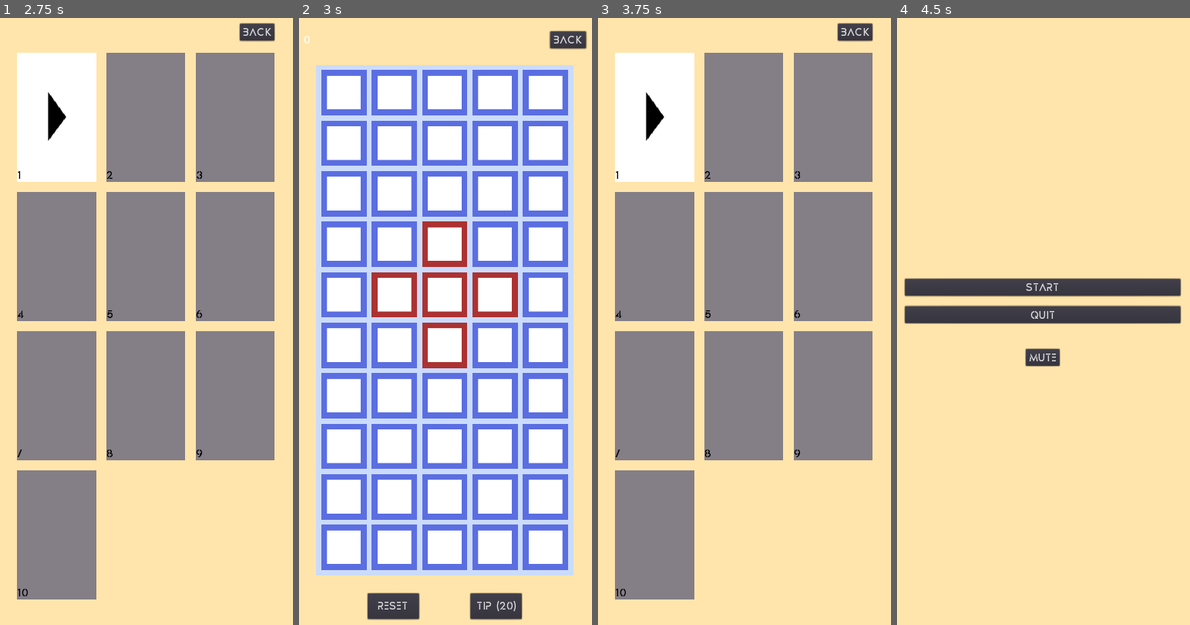
Above: before the commit, frames 1-4 (left to right).
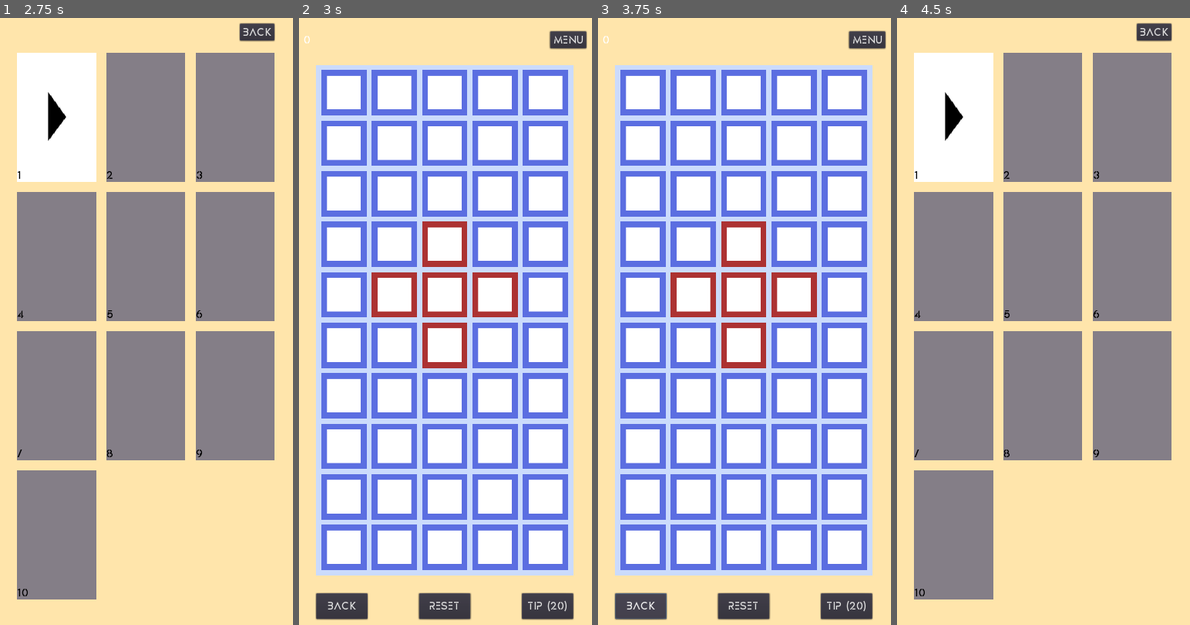
Above: after the commit, the same moments.

Repository: sisipun/SleepyCity
Game: Godot game, scene res://Game/Menu/MainMenu/MainMenu.tscn
The game is run twice, just before and just after one commit, with the same random seed, the same clock (stepped at 60 frames per second) and the same inputs.
Inputs (mouse positions are in pixels of both pictures, inside the frame that each line leads up to):
- Up to frame 1 (2.75 s): click "Start" at 0.5 s; click "Back" at 1.25 s; click "Start" at 2 s
- Up to frame 2 (3 s): tap Enter at 2.75 s; move the mouse to (354, 115) at 2.77 s; click (354, 115) at 2.92 s
- Up to frame 3 (3.75 s): click "Back" at 3.5 s
- Up to frame 4 (4.5 s): click (1166, 42) at 4.25 s, where only the run after the commit has a clickable "Menu"

Frame 1 is identical in both runs. In frame 2, 4.1% of the frame differs, in the area x 5-99%, y 2-100%; in frame 3, 78%, in the area x 1-99%, y 0-100%; in frame 4, 59%.

Commit message:
Step back button

Diff:
--- a/Game/Game.gd
+++ b/Game/Game.gd
@@ -1,6 +1,7 @@
 extends Node
 
 signal level_complete(level)
+signal tip(tip_count)
 
 class GameInfo:
 	var levels: Array
@@ -39,8 +40,6 @@
 	var completed: bool
 	var bonus: bool
 	var step_count: int
-	var reset_count: int
-	var tip_count: int
 
 	func _init(
 			width: int,
@@ -51,9 +50,7 @@
 			opened: bool,
 			completed: bool = false,
 			bonus: bool = false,
-			step_count: int = 0,
-			reset_count: int = 0,
-			tip_count: int = 0
+			step_count: int = 0
 		) -> void:
 		self.width = width
 		self.height = height
@@ -64,8 +61,6 @@
 		self.completed = completed
 		self.bonus = bonus
 		self.step_count = step_count
-		self.reset_count = reset_count
-		self.tip_count = tip_count
 
 	func to_dict() -> Dictionary:
 		var dict_targets: Array = []
@@ -86,9 +81,7 @@
 			"completed" : completed,
 			"opened" : opened,
 			"bonus" : bonus,
-			"step_count" : step_count,
-			"reset_count" : reset_count,
-			"tip_count" : tip_count,
+			"step_count" : step_count
 		}
 
 	static func from_dict(dict) -> LevelInfo:
@@ -113,9 +106,7 @@
 			dict["opened"],
 			dict["completed"],
 			dict["bonus"],
-			dict["step_count"],
-			dict["reset_count"],
-			dict["tip_count"]
+			dict["step_count"]
 		)
 
 var _game: GameInfo = GameInfo.new(
@@ -381,14 +372,12 @@
 func get_current_level() -> LevelInfo:
 	return _game.levels[_current_level_index]
 
-func completeCurrentLevel(step_count: int, reset_count: int, tip_count: int) -> void:
+func completeCurrentLevel(step_count: int) -> void:
 	var current: LevelInfo = get_current_level()
 	var levels: Array = levels()
 
 	current.completed = true
 	current.step_count = step_count
-	current.reset_count = reset_count
-	current.tip_count = tip_count
 	if not current.bonus and len(current.solution) >= step_count:
 		current.bonus = true
 		_game.tips_count += 1
@@ -399,12 +388,13 @@
 		levels[next].opened = true
 	else:
 		_current_level_index = 0
-	self.save()
+	save()
 	emit_signal("level_complete", current)
 
 func decriment_tip() -> void:
 	_game.tips_count -= 1
 	save()
+	emit_signal("tip", _game.tips_count)
 
 func mute() -> void:
 	_game.sound = false
--- a/Game/Level/GameArea/GameArea.gd
+++ b/Game/Level/GameArea/GameArea.gd
@@ -1,18 +1,14 @@
 extends Node2D
 
 
-signal tip(tip_count)
 signal step(step_count)
-signal reset(reset_count)
 
 
 var _level: Game.LevelInfo = Game.get_current_level()
 var _completed: bool = false
 var _map: Array = []
+var _steps: Array = []
 var _last_tip: int = 0
-var _step_count: int = 0
-var _reset_count: int = 0
-var _tip_count: int = 0
 var _cell_margin: float = 10
 
 
@@ -66,22 +62,15 @@
 	var coordinates = cell.get_coordinates()
 	var i: int = coordinates.x
 	var j: int = coordinates.y
-	var inc_i: int = i + 1 if _map.size() > i + 1 else 0
-	var inc_j: int = j + 1 if _map[i].size() > j + 1 else 0
 
-	_map[i][j].set_alive(not _map[i][j].is_alive())
-	_map[i - 1][j].set_alive(not _map[i - 1][j].is_alive())
-	_map[i][j - 1].set_alive(not _map[i][j - 1].is_alive())
-	_map[inc_i][j].set_alive(not _map[inc_i][j].is_alive())
-	_map[i][inc_j].set_alive(not _map[i][inc_j].is_alive())
-
-	_step_count += 1
-	emit_signal("step", _step_count)
+	_steps.append(Vector2(i, j))
+	make_step(i, j)
+	emit_signal("step", len(_steps))
 
 	if is_target_complete():
 		_completed = true
 		$Sound/LevelCompleteSound.play()
-		Game.completeCurrentLevel(_step_count, _reset_count, _tip_count)
+		Game.completeCurrentLevel(len(_steps))
 	else:
 		$Sound/CellSound.play()
 
@@ -91,18 +80,23 @@
 	var last_tip_position: Vector2 = _level.solution[_last_tip]
 	var cell: Cell = _map[last_tip_position.x][last_tip_position.y]
 	if cell.play_tip_effect():
-		_tip_count += 1
 		Game.decriment_tip()
-		emit_signal("tip", _tip_count)
 
 
 func _on_reset() -> void:
-	_step_count = 0
-	_reset_count += 1
-	emit_signal("reset", _reset_count)
+	_steps = []
 	for i in range(_map.size()):
 		for j in range(_map[i].size()):
 			_map[i][j].set_alive(Vector2(i, j) in _level.initial)
+
+
+func _on_step_back() -> void:
+	if not _steps:
+		return
+
+	var step: Vector2 = _steps.pop_back()
+	make_step(step.x, step.y)
+	emit_signal("step", len(_steps))
 
 
 func _on_back_to_menu() -> void:
@@ -127,3 +121,14 @@
 				return false
 
 	return true
+
+
+func make_step(i, j):
+	var inc_i: int = i + 1 if _map.size() > i + 1 else 0
+	var inc_j: int = j + 1 if _map[i].size() > j + 1 else 0
+
+	_map[i][j].set_alive(not _map[i][j].is_alive())
+	_map[i - 1][j].set_alive(not _map[i - 1][j].is_alive())
+	_map[i][j - 1].set_alive(not _map[i][j - 1].is_alive())
+	_map[inc_i][j].set_alive(not _map[inc_i][j].is_alive())
+	_map[i][inc_j].set_alive(not _map[i][inc_j].is_alive())
--- a/Game/Level/Interface/Interface.gd
+++ b/Game/Level/Interface/Interface.gd
@@ -1,5 +1,6 @@
 extends Control
 
+signal step_back
 signal reset
 signal tip
 signal back_to_menu
@@ -16,15 +17,19 @@
 
 func _on_tip_pressed() -> void:
 	emit_signal("tip")
-	$Bottom/BottomButtons/TipButton.text = "Tip (%d)" % Game.tip_count()
+	$Bottom/Buttons/TipButton.text = "Tip (%d)" % Game.tip_count()
 
 
 func _on_reset_pressed() -> void:
 	emit_signal("reset")
-	$Top/TopLabels/StepLabel.text = "0"
+	$Top/Labels/StepLabel.text = "0"
 
 
-func _on_back_pressed() -> void:
+func _on_step_back_pressed() -> void:
+	emit_signal("step_back")
+
+
+func _on_menu_pressed() -> void:
 	emit_signal("back_to_menu")
 
 
--- a/Game/Level/Interface/Interface.tscn
+++ b/Game/Level/Interface/Interface.tscn
@@ -21,7 +21,7 @@
 }
 
 [node name="Labels" type="MarginContainer" parent="Top"]
-margin_right = 476.0
+margin_right = 474.0
 margin_bottom = 53.0
 size_flags_horizontal = 3
 custom_constants/margin_right = 25
@@ -32,13 +32,13 @@
 [node name="StepLabel" type="Label" parent="Top/Labels"]
 margin_left = 25.0
 margin_top = 13.0
-margin_right = 451.0
+margin_right = 449.0
 margin_bottom = 40.0
 custom_fonts/font = ExtResource( 1 )
 text = "0"
 
 [node name="Buttons" type="MarginContainer" parent="Top"]
-margin_left = 480.0
+margin_left = 478.0
 margin_right = 600.0
 margin_bottom = 53.0
 custom_constants/margin_right = 25
@@ -46,13 +46,13 @@
 custom_constants/margin_left = 25
 custom_constants/margin_bottom = 10
 
-[node name="BackButton" type="Button" parent="Top/Buttons"]
+[node name="MenuButton" type="Button" parent="Top/Buttons"]
 margin_left = 25.0
 margin_top = 10.0
-margin_right = 95.0
+margin_right = 97.0
 margin_bottom = 43.0
 rect_min_size = Vector2( 70, 0 )
-text = "Back"
+text = "Menu"
 __meta__ = {
 "_edit_use_anchors_": false
 }
@@ -68,13 +68,20 @@
 }
 
 [node name="Buttons" type="HBoxContainer" parent="Bottom"]
-margin_left = 150.0
-margin_right = 450.0
+margin_left = 50.0
+margin_right = 550.0
 margin_bottom = 50.0
 custom_constants/separation = 100
 
+[node name="StepBackButton" type="Button" parent="Bottom/Buttons"]
+margin_right = 100.0
+margin_bottom = 50.0
+rect_min_size = Vector2( 100, 50 )
+text = "Back"
+
 [node name="ResetButton" type="Button" parent="Bottom/Buttons"]
-margin_right = 100.0
+margin_left = 200.0
+margin_right = 300.0
 margin_bottom = 50.0
 rect_min_size = Vector2( 100, 50 )
 text = "Reset"
@@ -83,8 +90,8 @@
 }
 
 [node name="TipButton" type="Button" parent="Bottom/Buttons"]
-margin_left = 200.0
-margin_right = 300.0
+margin_left = 400.0
+margin_right = 500.0
 margin_bottom = 50.0
 rect_min_size = Vector2( 100, 50 )
 custom_fonts/font = ExtResource( 1 )
@@ -94,7 +101,8 @@
 }
 
 [node name="LevelCompletePopup" parent="." instance=ExtResource( 3 )]
-[connection signal="pressed" from="Top/Buttons/BackButton" to="." method="_on_back_pressed"]
+[connection signal="pressed" from="Top/Buttons/MenuButton" to="." method="_on_menu_pressed"]
+[connection signal="pressed" from="Bottom/Buttons/StepBackButton" to="." method="_on_step_back_pressed"]
 [connection signal="pressed" from="Bottom/Buttons/ResetButton" to="." method="_on_reset_pressed"]
 [connection signal="pressed" from="Bottom/Buttons/TipButton" to="." method="_on_tip_pressed"]
 [connection signal="back_to_menu" from="LevelCompletePopup" to="." method="_on_menu"]
--- a/Game/Level/Level.tscn
+++ b/Game/Level/Level.tscn
@@ -27,10 +27,9 @@
 [node name="InterfaceLayer" type="CanvasLayer" parent="."]
 
 [node name="Interface" parent="InterfaceLayer" instance=ExtResource( 2 )]
-[connection signal="reset" from="GameArea" to="InterfaceLayer/Interface" method="_on_reset"]
 [connection signal="step" from="GameArea" to="InterfaceLayer/Interface" method="_on_step"]
-[connection signal="tip" from="GameArea" to="InterfaceLayer/Interface" method="_on_tip"]
 [connection signal="back_to_menu" from="InterfaceLayer/Interface" to="GameArea" method="_on_back_to_menu"]
 [connection signal="next" from="InterfaceLayer/Interface" to="GameArea" method="_on_next"]
 [connection signal="reset" from="InterfaceLayer/Interface" to="GameArea" method="_on_reset"]
+[connection signal="step_back" from="InterfaceLayer/Interface" to="GameArea" method="_on_step_back"]
 [connection signal="tip" from="InterfaceLayer/Interface" to="GameArea" method="_on_tip"]
